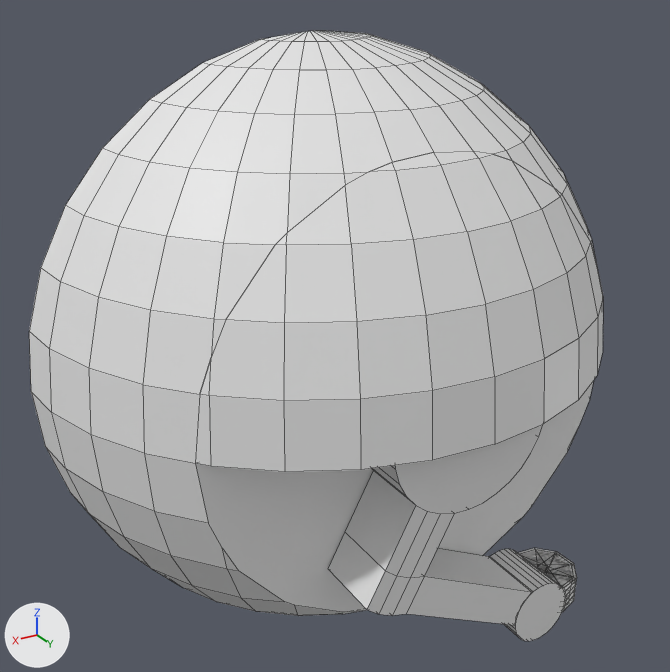
The Blender file BALLBOT1.blend, before and after one commit.
Both versions are drawn from a camera (50 mm lens) standing at (1.52, 2.67, 1.27) and looking at (0.07, 0.25, 0.05). Arrows for +X, +Y and +Z are at lower left; the lights stay in place. The older version comes first. Mesh edges are drawn as thin lines.

Names of what the first picture shows: 'shell.001', 'shell.004', '柱体'.
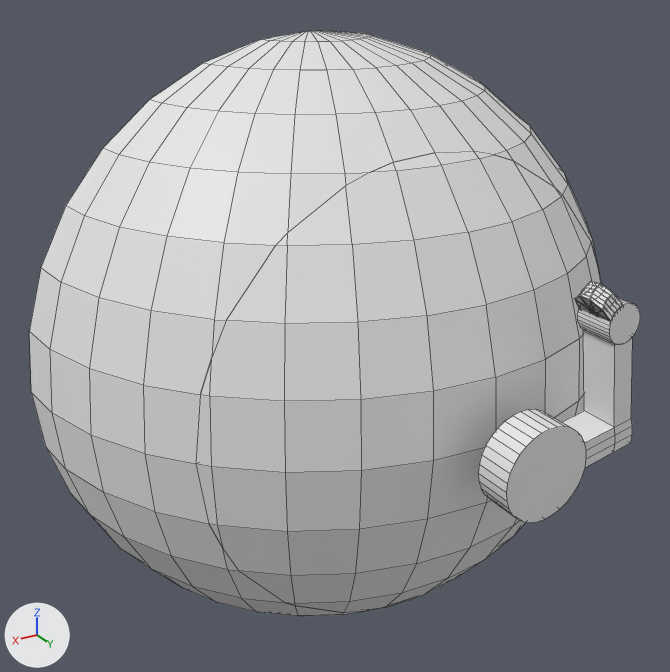
Diff of the bpy script that builds the scene:
```diff
--- a/BALLBOT1.blend.py
+++ b/BALLBOT1.blend.py
@@ me_柱体_001_1 @@
+me_柱体_001_1.from_pydata(...)  # 312 vertices, 242 faces; spans x -2.06..1.29, y -3.31..1.0, z -21.88..-19.79
@@ ob_shell_001 @@
 ob_shell_001 = bpy.data.objects.new('shell.001', me_球体_005)
-ob_shell_001.location = (0.0, 0.0, 0.0)
+ob_shell_001.location = (0.0, 0.003, 0.0)
@@ ob_柱体 @@
 ob_柱体.scale = (0.272, 0.272, 0.109)
+ob_柱体.hide_set(True)
@@ ob_shell_003 @@
 ob_shell_003 = bpy.data.objects.new('shell.003', me_球体_007)
-ob_shell_003.location = (0.0, 0.0, 0.0)
-ob_shell_003.hide_set(True)
+ob_shell_003.location = (0.0, 0.003, 0.0)
@@ ob_shell_004 @@
 ob_shell_004 = bpy.data.objects.new('shell.004', me_球体_008)
-ob_shell_004.location = (0.0, 0.0, 0.0)
+ob_shell_004.location = (0.0, 0.003, 0.0)
@@ ob_arm_001 @@
+ob_arm_001 = bpy.data.objects.new('Arm.001', me_柱体_001_1)
+ob_arm_001.location = (0.0, 0.0, 0.0)
+ob_arm_001.rotation_euler = (1.571, 2.217, 0.0)  # degrees (90, 127, 0)
+ob_arm_001.scale = (0.136, 0.136, 0.0545)
```

Location of each change, (x1, y1, x2, y2) in pixels of the pictures (670 x 672 px):
'shell.001', moved: (29, 31, 597, 616) in both
'shell.004', moved: before (196, 151, 603, 472); after (196, 151, 601, 472)
'shell.003', shown: after (196, 395, 584, 613)
'柱体', hidden: before (328, 424, 577, 641)
'Arm.001', added: after (478, 281, 640, 523)
